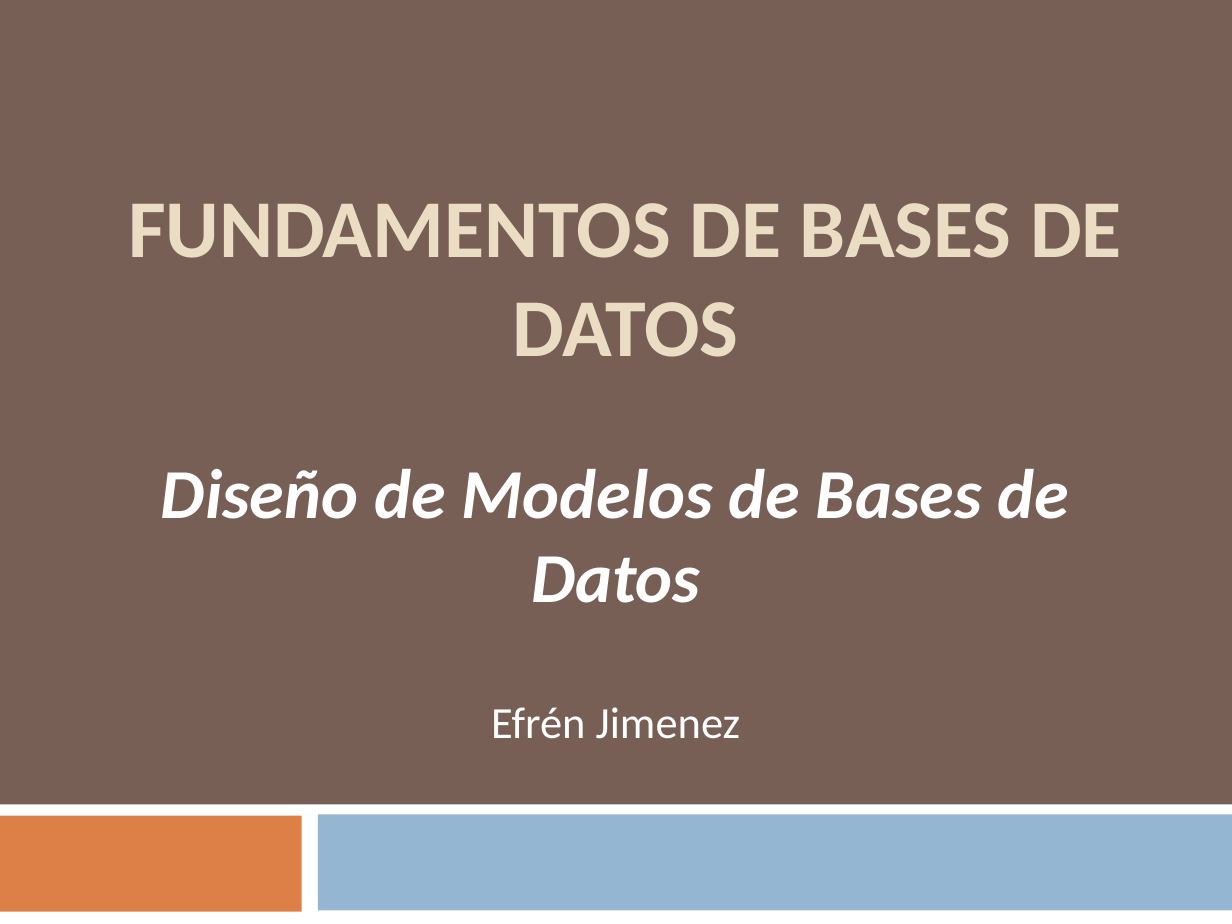
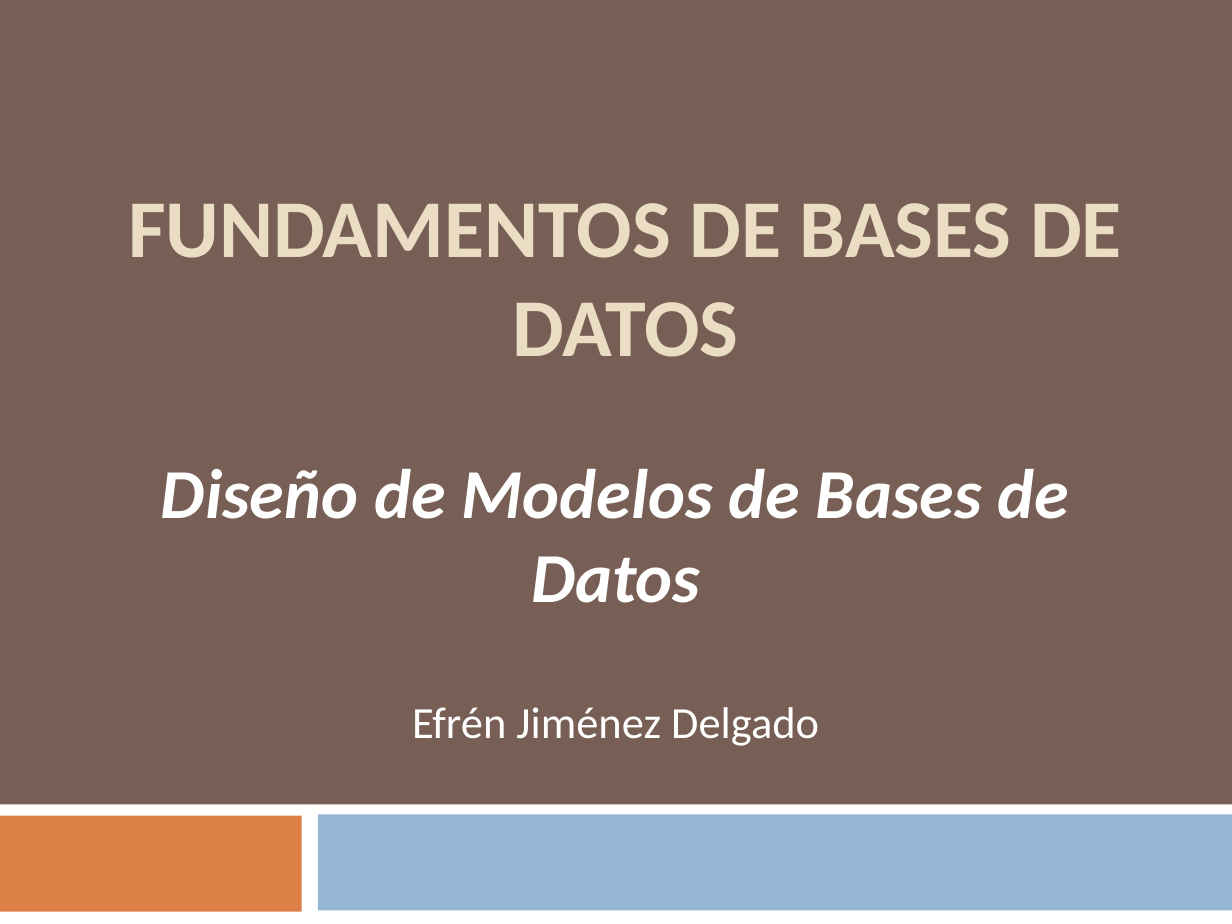
Before and after one commit to ejimenezdelgado/fundamentos_base_datos_III_cuati_2015, a slide deck: slide 1 of Clase #2/CLASE #2.pptx. Drawn at 1232x924 pixels with LibreOffice and Linux fonts; fonts in the diff are those of the drawing. Boxes give left, top, right and bottom in pixels: in the first picture for what was removed or moved away, otherwise in the second. Text is boxed around its words. In the diff, an @@ line names an element or a change of style, - is before the commit and + after.

```diff
--- a/Clase #2/CLASE #2.pptx
+++ b/Clase #2/CLASE #2.pptx
@@ subtitle at [412,707,819,746]: text changed @@
-Efrén Jimenez
+Efrén Jiménez Delgado
```
Also in this commit, not shown: 10 other slides changed, 8 other files.
